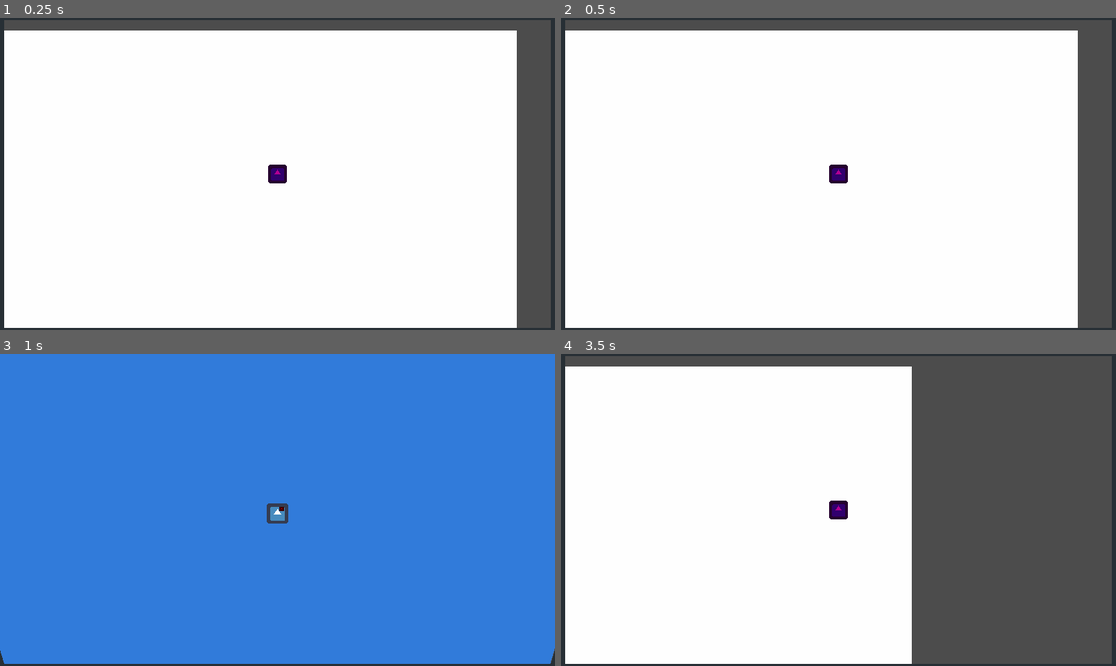
Above: before the commit, frames 1-4 (two rows, left to right).
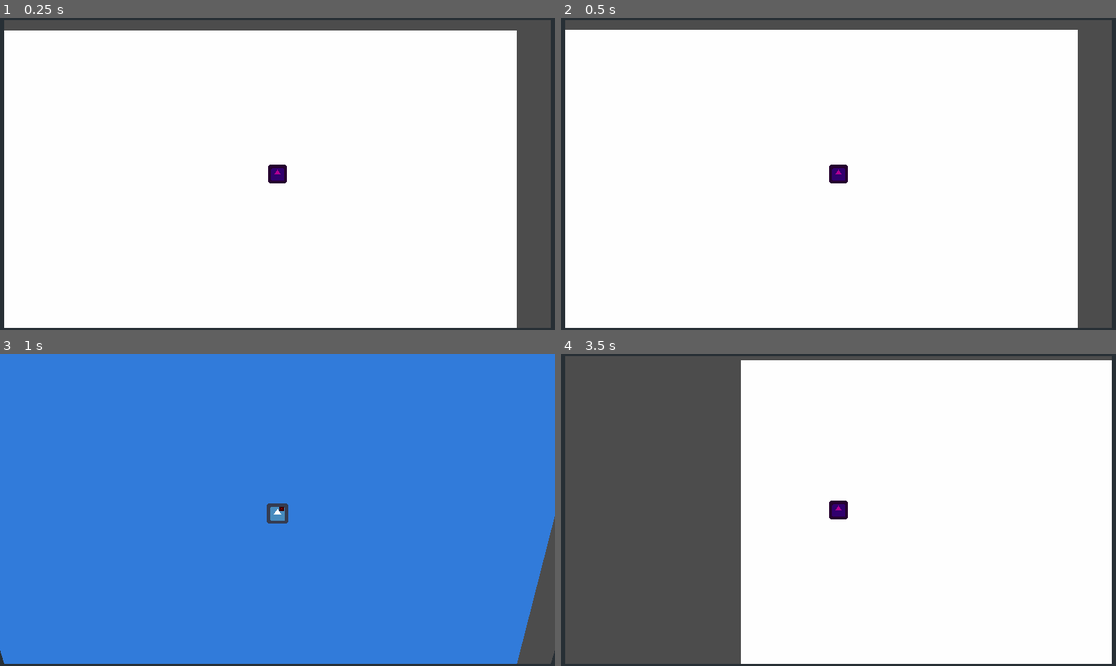
Above: after the commit, the same moments.

Repository: asheraryam/mortyverse
Game: Godot game, scene res://World.tscn
Same seed, same stepped clock (60 frames per second), same inputs: the game is played once before the commit and once after it. The engine's default icon, where the game draws it, is replaced by a stand-in: a white triangle on a blue panel in a dark square.
Inputs:
- Up to frame 1 (0.25 s): no input
- Up to frame 2 (0.5 s): no input
- Up to frame 3 (1 s): tap Enter at 0.5 s; hold Right (move_right) from 0.53 s (still down); tap } (next_world) at 0.6 s
- Up to frame 4 (3.5 s): release Right (move_right) at 1.28 s; hold Left (move_left) 1.28-2.03 s; tap { (prev_world) at 1.35, 2.85 s; hold Right (move_right) from 2.03 s (still down); tap } (next_world) at 2.1 s

Frame 1 is identical in both runs. In frame 2, 0.2% of the frame differs, in the area x 0-94%, y 3-5%; in frame 3, 1.6%; in frame 4, 66%, in the area x 0-100%, y 2-100%.

Commit message:
Changing player to rigid body.

Diff:
--- a/Game Scenes/Normal Scene.gd
+++ b/Game Scenes/Normal Scene.gd
@@ -42,10 +42,10 @@
 	for p in players:
 		if p != player_node:
 			p.set_inactive()
-			player_node.get_node("Remote"+str(connected_counter)).remote_path = get_path_to(p)
-			print("Connected remote path from " +str(player)+" to " + str(get_path_to(p)))
+			p.set_target(player_node)
 			connected_counter +=1
 
+	player_node.set_target(null)
 	player_node.set_physics_process(true)
 
 
--- a/Game Scenes/Normal Scene.tscn
+++ b/Game Scenes/Normal Scene.tscn
@@ -21,10 +21,11 @@
 "_edit_use_anchors_": false
 }
 
-[node name="Player Norma" type="KinematicBody2D" parent="." groups=[
+[node name="Player Norma" type="RigidBody2D" parent="." groups=[
 "player",
 ]]
 position = Vector2( 1078.58, 505.149 )
+mode = 2
 script = ExtResource( 2 )
 
 [node name="Sprite" type="Sprite" parent="Player Norma"]
@@ -34,11 +35,5 @@
 [node name="Camera2D" type="Camera2D" parent="Player Norma"]
 current = true
 
-[node name="Remote0" type="RemoteTransform2D" parent="Player Norma"]
-
-[node name="Remote1" type="RemoteTransform2D" parent="Player Norma"]
-
-[node name="Remote2" type="RemoteTransform2D" parent="Player Norma"]
-
 [node name="CollisionShape2D" type="CollisionShape2D" parent="Player Norma"]
 shape = SubResource( 1 )
--- a/Game Scenes/Water Scene.tscn
+++ b/Game Scenes/Water Scene.tscn
@@ -41,10 +41,11 @@
 [node name="AnimationPlayer" type="AnimationPlayer" parent="."]
 anims/test_anim = SubResource( 2 )
 
-[node name="Player" type="KinematicBody2D" parent="." groups=[
+[node name="Player" type="RigidBody2D" parent="." groups=[
 "player",
 ]]
 position = Vector2( 962.298, 501.242 )
+mode = 2
 script = ExtResource( 3 )
 
 [node name="Sprite" type="Sprite" parent="Player"]
@@ -59,11 +60,5 @@
 [node name="Camera2D" type="Camera2D" parent="Player"]
 current = true
 
-[node name="Remote0" type="RemoteTransform2D" parent="Player"]
-
-[node name="Remote1" type="RemoteTransform2D" parent="Player"]
-
-[node name="Remote2" type="RemoteTransform2D" parent="Player"]
-
 [node name="CollisionShape2D" type="CollisionShape2D" parent="Player"]
 shape = SubResource( 1 )
--- a/Player/Normal Player.gd
+++ b/Player/Normal Player.gd
@@ -1,4 +1,4 @@
-extends KinematicBody2D
+extends RigidBody2D
 
 
 # Called when the node enters the scene tree for the first time.
@@ -7,15 +7,14 @@
 
 func set_inactive():
 	set_physics_process(false)
-	$Remote0.remote_path = ""
-	$Remote1.remote_path = ""
-	$Remote2.remote_path = ""
+
 
 var velocity = Vector2(0,0)
 var max_hor_speed = 1000
 var accel_hor = 3000
 var deaccel_hor = 1500
 func _physics_process(delta):
+	velocity = linear_velocity
 
 	if abs(velocity.x) > 0:
 		var change = sign(velocity.x) * delta * deaccel_hor
@@ -23,7 +22,7 @@
 			change = velocity.x
 		velocity.x = velocity.x - change
 
-	velocity = move_and_slide(velocity)
+
 
 func handle_move_right(delta):
 	print("Go right")
@@ -32,3 +31,15 @@
 func handle_move_left(delta):
 	print("Go left")
 	velocity.x = max(-max_hor_speed, velocity.x - (delta * accel_hor))
+
+var target = null
+func set_target(_target):
+	target = _target
+
+func _integrate_forces(state):
+	state.linear_velocity = velocity
+	if target:
+		print("Force position for " + str(name))
+		var xform = state.get_transform()
+		xform.origin = target.global_position
+		state.set_transform(xform)
--- a/Player/Water Player.gd
+++ b/Player/Water Player.gd
@@ -1,4 +1,4 @@
-extends KinematicBody2D
+extends RigidBody2D
 
 
 # Called when the node enters the scene tree for the first time.
@@ -7,10 +7,18 @@
 
 func set_inactive():
 	set_physics_process(false)
-	$Remote0.remote_path = ""
-	$Remote1.remote_path = ""
-	$Remote2.remote_path = ""
+
 
 # Called every frame. 'delta' is the elapsed time since the previous frame.
 func _physics_process(delta):
 	pass
+
+var target = null
+func set_target(_target):
+	target = _target
+
+func _integrate_forces(state):
+	if target:
+		var xform = state.get_transform()
+		xform.origin = target.global_position
+		state.set_transform(xform)
